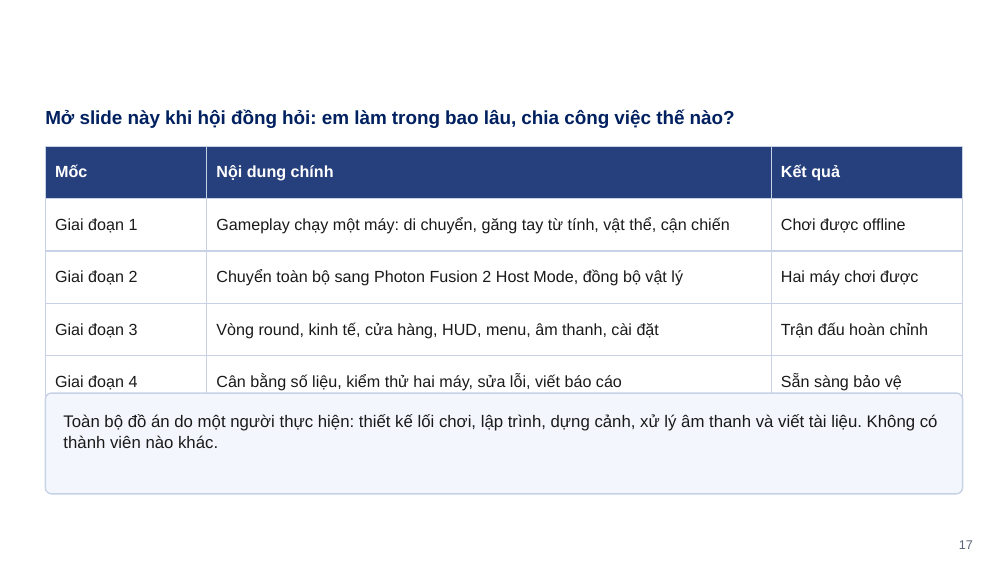
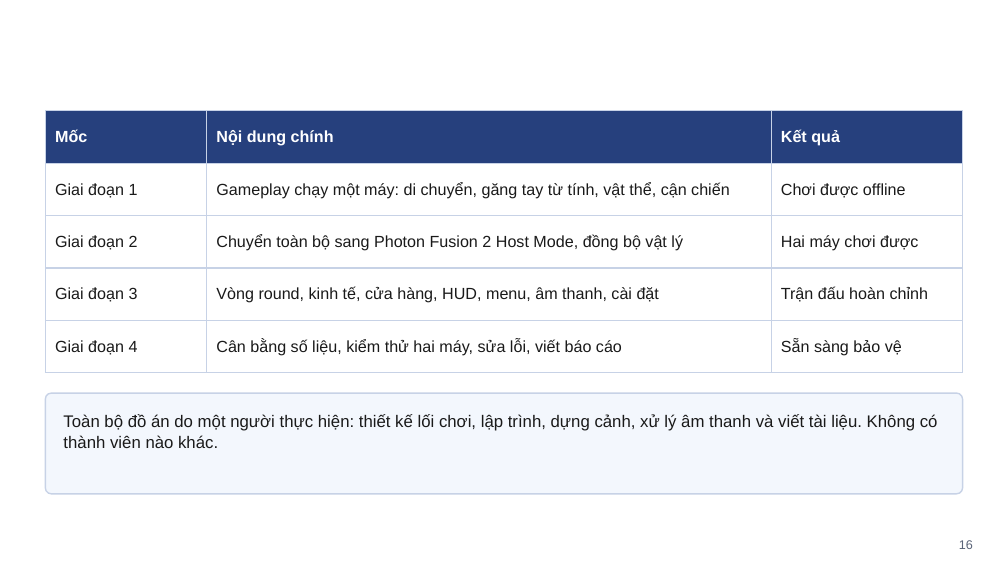
Before and after one commit to nhgkhiem0307/Magneto-Dome, a slide deck: slide 16 of NOP_BAI/[ĐT-QĐ04-BM08] Final Project.pptx (slide 17 before the commit). Drawn at 1008x567 pixels with LibreOffice and Linux fonts; fonts in the diff are those of the drawing; background and template pictures are left out. Boxes give left, top, right and bottom in pixels: in the first picture for what was removed or moved away, otherwise in the second. Text is boxed around its words. In the diff, an @@ line names an element or a change of style, - is before the commit and + after.

```diff
--- a/NOP_BAI/[ĐT-QĐ04-BM08] Final Project.pptx
+++ b/NOP_BAI/[ĐT-QĐ04-BM08] Final Project.pptx
@@ table: place and size @@
-table at bbox=[45, 146, 963, 395]
+table at bbox=[45, 111, 963, 360]
@@ text removed at bbox=[45, 109, 735, 128] @@
-Mở slide này khi hội đồng hỏi: em làm trong bao lâu, chia công việc thế nào?
@@ page number at bbox=[959, 540, 973, 549]: text changed @@
-17
+16
```
Also in this commit, not shown: 14 other slides changed, 1 slide removed, 34 other files.
